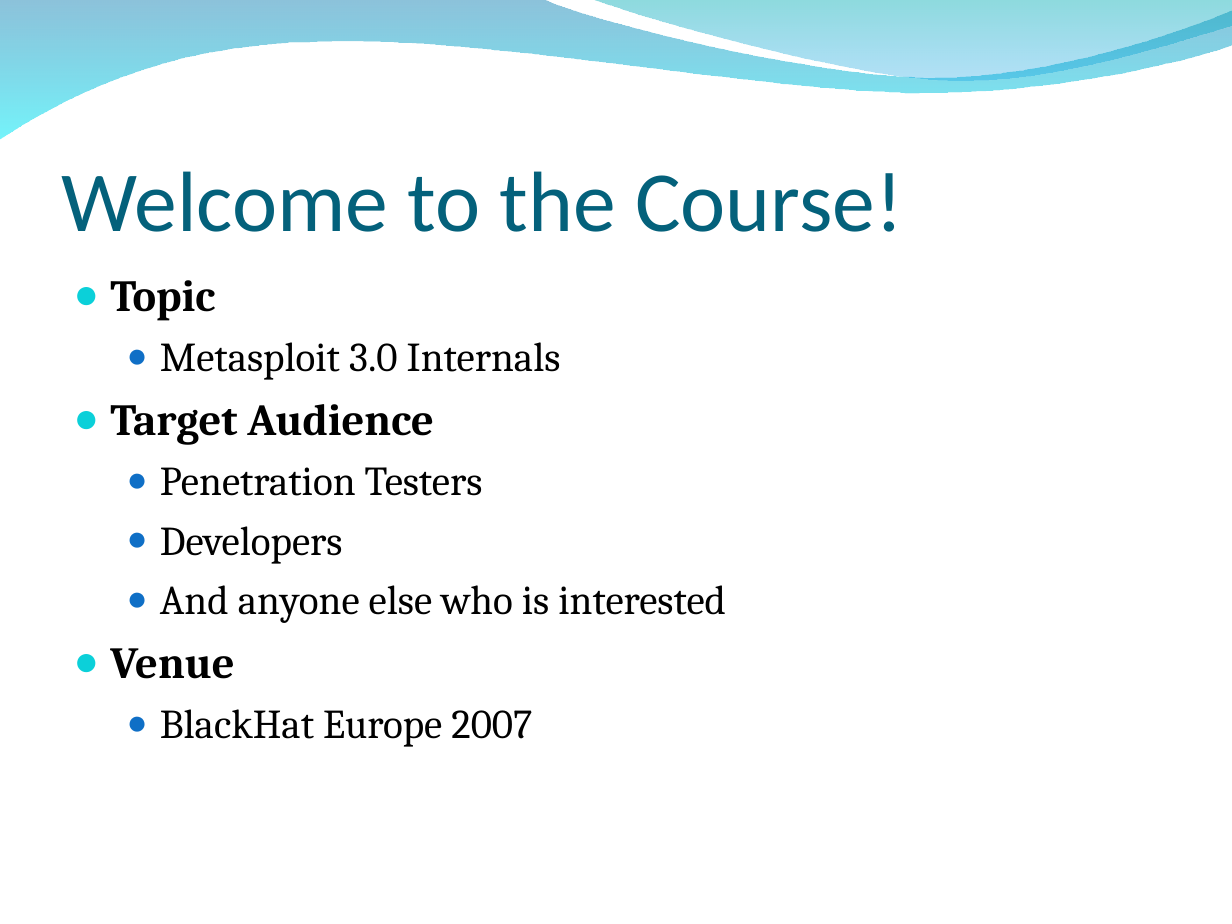
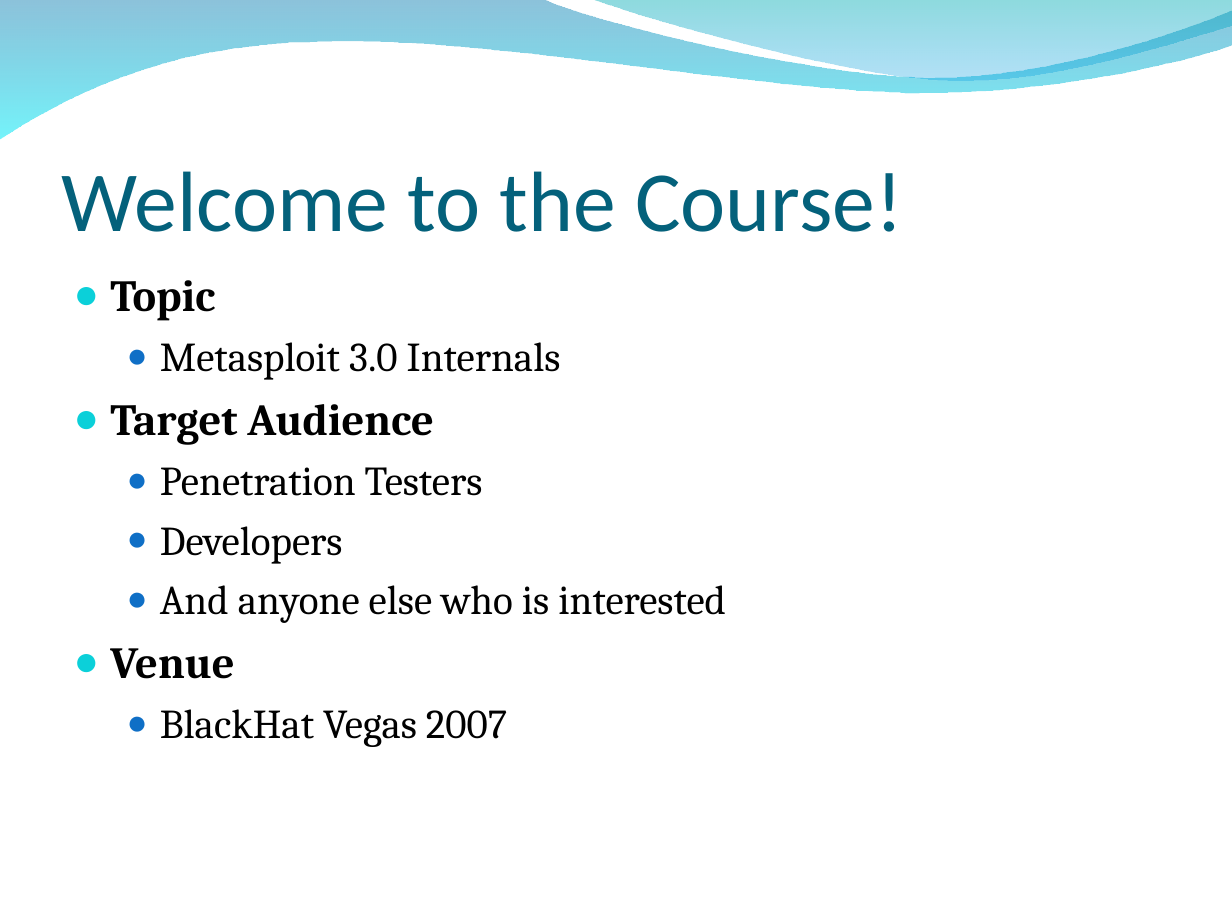
Before and after one commit to radar-webhook-testing/metasploit-framework-commits, a slide deck: slide 2 of dev/materials/msf3_internals_training/slides/bh_training_deck.ppt. Drawn at 1232x924 pixels with LibreOffice and Linux fonts; fonts in the diff are those of the drawing; background and template pictures are left out. Boxes give left, top, right and bottom in pixels: in the first picture for what was removed or moved away, otherwise in the second. Text is boxed around its words. In the diff, an @@ line names an element or a change of style, - is before the commit and + after.

```diff
--- a/dev/materials/msf3_internals_training/slides/bh_training_deck.ppt
+++ b/dev/materials/msf3_internals_training/slides/bh_training_deck.ppt
@@ text at box(160, 709, 507, 747): text changed @@
-  ● BlackHat Europe 2007
+  ● BlackHat Vegas 2007
```
Also in this commit, not shown: 2 other slides changed.
